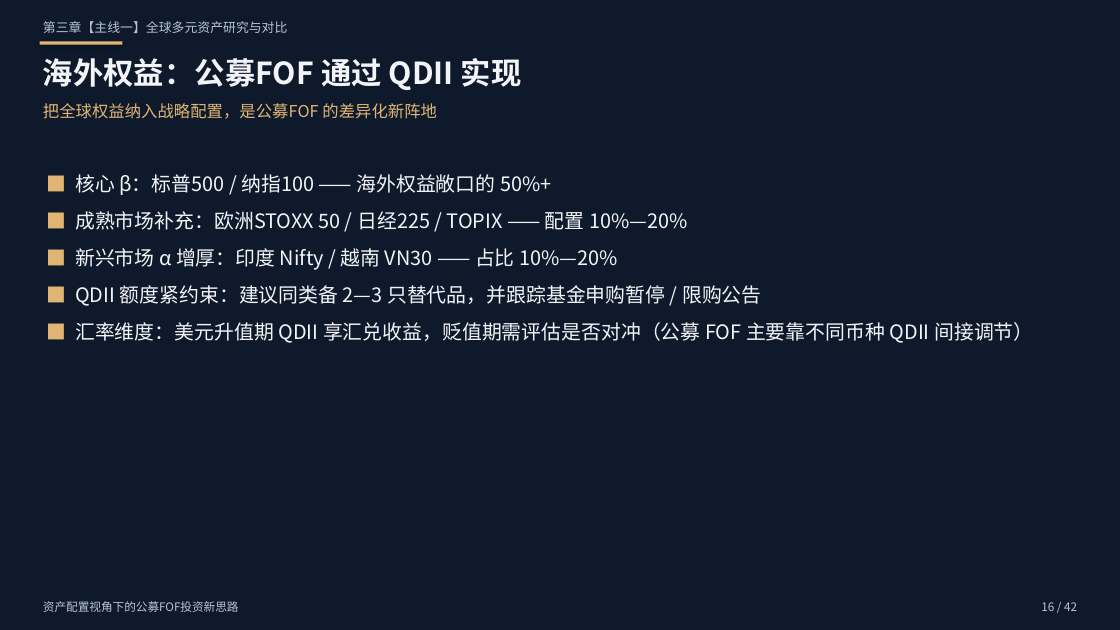
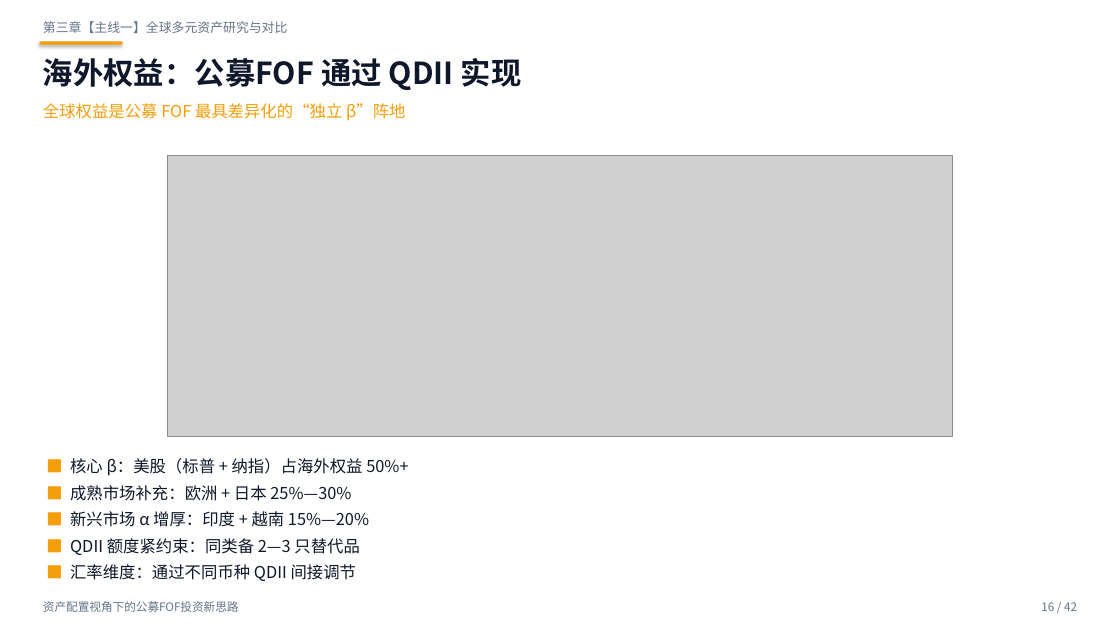
Before and after one commit to xuchendu-web/GGSDDU, a slide deck: slide 16 of output/FOF资产配置新思路.pptx. Drawn at 1120x630 pixels with LibreOffice and Linux fonts; fonts in the diff are those of the drawing; grey boxes stand for pictures. Boxes give left, top, right and bottom in pixels: in the first picture for what was removed or moved away, otherwise in the second. Text is boxed around its words. In the diff, an @@ line names an element or a change of style, - is before the commit and + after.

```diff
--- a/output/FOF资产配置新思路.pptx
+++ b/output/FOF资产配置新思路.pptx
@@ rectangle at box(0, 0, 1120, 630): fill #0E1A2B to #FFFFFF @@
@@ text "海外权益：公募FOF 通过 QDII 实现" at box(43, 58, 522, 90): text colour #F2F4F7 to #0F172A @@
@@ rectangle at box(39, 41, 122, 45): fill #E0B574 to #F59E0B @@
@@ text at box(43, 103, 405, 121): text changed; text colour #E0B574 to #F59E0B @@
-把全球权益纳入战略配置，是公募FOF 的差异化新阵地
+全球权益是公募 FOF 最具差异化的“独立 β”阵地
@@ picture added at box(167, 155, 953, 437) @@
@@ text at box(70, 458, 408, 581): text changed; size 17 to 14 pt; text colour #F2F4F7 to #0F172A @@
-■ 核心 β：标普500 / 纳指100 —— 海外权益敞口的 50%+
-■ 成熟市场补充：欧洲STOXX 50 / 日经225 / TOPIX —— 配置 10%—20%
-■ 新兴市场 α 增厚：印度 Nifty / 越南 VN30 —— 占比 10%—20%
-■ QDII 额度紧约束：建议同类备 2—3 只替代品，并跟踪基金申购暂停 / 限购公告
-■ 汇率维度：美元升值期 QDII 享汇兑收益，贬值期需评估是否对冲（公募 FOF 主要靠不同币种 QDII 间接调节）
+■ 核心 β：美股（标普 + 纳指）占海外权益 50%+
+■ 成熟市场补充：欧洲 + 日本 25%—30%
+■ 新兴市场 α 增厚：印度 + 越南 15%—20%
+■ QDII 额度紧约束：同类备 2—3 只替代品
+■ 汇率维度：通过不同币种 QDII 间接调节
@@ text colour #B6C4D6 to #64748B in 3 elements at box(43, 21, 287, 33), box(43, 601, 239, 612), box(1041, 602, 1077, 611) @@
```
Also in this commit, not shown: 41 other slides changed, 30 other files.
